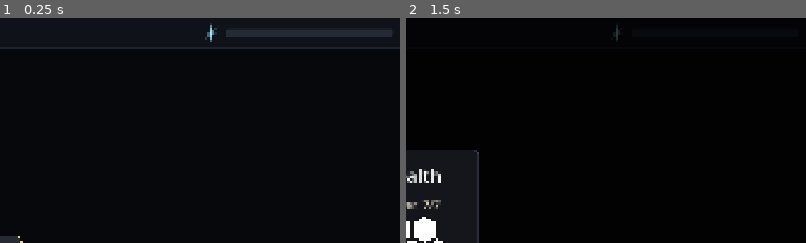
Above: before the commit, frames 1-2 (left to right).
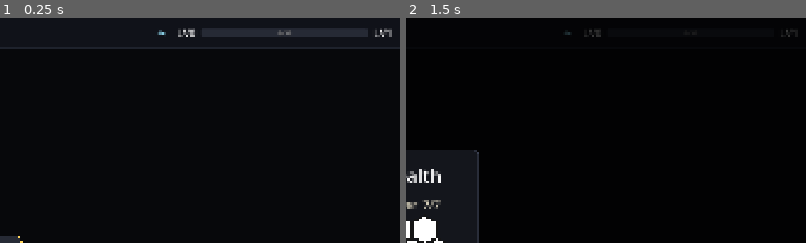
Above: after the commit, the same moments.

Repository: himaiayas/hex-sts
Game: Godot game, scene res://scenes/map.tscn
The game is run twice, just before and just after one commit, with the same random seed, the same clock (stepped at 60 frames per second) and the same inputs. This scene is started directly instead of the project's main scene.
Inputs:
- Up to frame 1 (0.25 s): no input
- Up to frame 2 (1.5 s): click "7/7" at 0.5 s; click "0" at 1.25 s
The pictures show only the part of the screen within x 49-99%, y 0-50%; the shares and areas given below are measured in that part.

The runs differ from the first frame. In frame 1, 0.6% of the frame differs, in the area x 39-98%, y 2-11%; in frame 2, 0.1%.

Commit message:
fix: topbar exp fix

Diff:
--- a/scenes/ui/top_bar.tscn
+++ b/scenes/ui/top_bar.tscn
@@ -1,17 +1,31 @@
-[gd_scene format=3]
-
-[ext_resource type="Script" path="res://scripts/ui/top_bar.gd" id="1_bar"]
-[ext_resource type="Texture2D" path="res://assets/icons/heart.png" id="4_heart"]
-[ext_resource type="Texture2D" path="res://assets/icons/coin.png" id="5_coin"]
-[ext_resource type="Texture2D" path="res://assets/icons/cards.png" id="6_cards"]
-[ext_resource type="Texture2D" path="res://assets/icons/artifact.png" id="7_artifact"]
-[ext_resource type="Texture2D" path="res://assets/icons/exp.png" id="8_exp"]
-[ext_resource type="Script" path="res://scripts/combat/ui/health_grid_view.gd" id="3_grid"]
+[gd_scene format=3 uid="uid://b76onrkqqin8t"]
+
+[ext_resource type="Script" uid="uid://cbtc0fyaf158e" path="res://scripts/ui/top_bar.gd" id="1_bar"]
+[ext_resource type="Script" uid="uid://c4g55kseks0cn" path="res://scripts/combat/ui/health_grid_view.gd" id="3_grid"]
+[ext_resource type="Texture2D" uid="uid://ccyyfe87i76uc" path="res://assets/icons/heart.png" id="4_heart"]
+[ext_resource type="Texture2D" uid="uid://baaayr8dulm3k" path="res://assets/icons/coin.png" id="5_coin"]
+[ext_resource type="Texture2D" uid="uid://cqqdbxaq4ewkf" path="res://assets/icons/cards.png" id="6_cards"]
+[ext_resource type="Texture2D" uid="uid://du6bta5xtfs7g" path="res://assets/icons/artifact.png" id="7_artifact"]
+[ext_resource type="Texture2D" uid="uid://dbqofbxdu7v38" path="res://assets/icons/exp.png" id="8_exp"]
 
 [sub_resource type="StyleBoxFlat" id="StyleBoxFlat_bar"]
 bg_color = Color(0.0627451, 0.0705882, 0.0980392, 1)
 border_width_bottom = 2
 border_color = Color(0.117647, 0.133333, 0.172549, 1)
+
+[sub_resource type="StyleBoxFlat" id="StyleBoxFlat_exp_bg"]
+bg_color = Color(0.14902, 0.164706, 0.207843, 1)
+corner_radius_top_left = 6
+corner_radius_top_right = 6
+corner_radius_bottom_right = 6
+corner_radius_bottom_left = 6
+
+[sub_resource type="StyleBoxFlat" id="StyleBoxFlat_exp_fill"]
+bg_color = Color(1, 0.831373, 0.352941, 1)
+corner_radius_top_left = 6
+corner_radius_top_right = 6
+corner_radius_bottom_right = 6
+corner_radius_bottom_left = 6
 
 [sub_resource type="StyleBoxFlat" id="StyleBoxFlat_modal"]
 content_margin_left = 40.0
@@ -29,21 +43,7 @@
 corner_radius_bottom_right = 12
 corner_radius_bottom_left = 12
 
-[sub_resource type="StyleBoxFlat" id="StyleBoxFlat_exp_bg"]
-bg_color = Color(0.14902, 0.164706, 0.207843, 1)
-corner_radius_top_left = 6
-corner_radius_top_right = 6
-corner_radius_bottom_right = 6
-corner_radius_bottom_left = 6
-
-[sub_resource type="StyleBoxFlat" id="StyleBoxFlat_exp_fill"]
-bg_color = Color(1, 0.831373, 0.352941, 1)
-corner_radius_top_left = 6
-corner_radius_top_right = 6
-corner_radius_bottom_right = 6
-corner_radius_bottom_left = 6
-
-[node name="TopBar" type="Control"]
+[node name="TopBar" type="Control" unique_id=1360100291]
 layout_mode = 3
 anchors_preset = 15
 anchor_right = 1.0
@@ -53,7 +53,7 @@
 mouse_filter = 2
 script = ExtResource("1_bar")
 
-[node name="Bar" type="Panel" parent="."]
+[node name="Bar" type="Panel" parent="." unique_id=1862297138]
 layout_mode = 1
 anchors_preset = 10
 anchor_right = 1.0
@@ -61,7 +61,7 @@
 grow_horizontal = 2
 theme_override_styles/panel = SubResource("StyleBoxFlat_bar")
 
-[node name="Margin" type="MarginContainer" parent="Bar"]
+[node name="Margin" type="MarginContainer" parent="Bar" unique_id=677283908]
 layout_mode = 1
 anchors_preset = 15
 anchor_right = 1.0
@@ -74,69 +74,69 @@
 theme_override_constants/margin_right = 32
 theme_override_constants/margin_bottom = 8
 
-[node name="Row" type="HBoxContainer" parent="Bar/Margin"]
+[node name="Row" type="HBoxContainer" parent="Bar/Margin" unique_id=1853163885]
 layout_mode = 2
 mouse_filter = 2
 theme_override_constants/separation = 12
 
-[node name="HealthButton" type="Button" parent="Bar/Margin/Row"]
+[node name="HealthButton" type="Button" parent="Bar/Margin/Row" unique_id=1795766378]
 unique_name_in_owner = true
 custom_minimum_size = Vector2(140, 56)
 layout_mode = 2
+focus_mode = 0
 mouse_default_cursor_shape = 2
+theme_override_constants/h_separation = 10
+theme_override_font_sizes/font_size = 28
+text = "0"
+icon = ExtResource("4_heart")
+expand_icon = true
+
+[node name="GoldDisplay" type="Button" parent="Bar/Margin/Row" unique_id=1077578099]
+unique_name_in_owner = true
+custom_minimum_size = Vector2(140, 56)
+layout_mode = 2
 focus_mode = 0
-icon = ExtResource("4_heart")
 theme_override_constants/h_separation = 10
 theme_override_font_sizes/font_size = 28
 text = "0"
+icon = ExtResource("5_coin")
 expand_icon = true
 
-[node name="GoldDisplay" type="Button" parent="Bar/Margin/Row"]
+[node name="DeckButton" type="Button" parent="Bar/Margin/Row" unique_id=1125486492]
 unique_name_in_owner = true
 custom_minimum_size = Vector2(140, 56)
 layout_mode = 2
 focus_mode = 0
-icon = ExtResource("5_coin")
+mouse_default_cursor_shape = 2
 theme_override_constants/h_separation = 10
 theme_override_font_sizes/font_size = 28
 text = "0"
+icon = ExtResource("6_cards")
 expand_icon = true
 
-[node name="DeckButton" type="Button" parent="Bar/Margin/Row"]
+[node name="ArtifactButton" type="Button" parent="Bar/Margin/Row" unique_id=1550069217]
 unique_name_in_owner = true
 custom_minimum_size = Vector2(140, 56)
 layout_mode = 2
+focus_mode = 0
 mouse_default_cursor_shape = 2
-focus_mode = 0
-icon = ExtResource("6_cards")
 theme_override_constants/h_separation = 10
 theme_override_font_sizes/font_size = 28
 text = "0"
+icon = ExtResource("7_artifact")
 expand_icon = true
 
-[node name="ArtifactButton" type="Button" parent="Bar/Margin/Row"]
-unique_name_in_owner = true
-custom_minimum_size = Vector2(140, 56)
-layout_mode = 2
-mouse_default_cursor_shape = 2
-focus_mode = 0
-icon = ExtResource("7_artifact")
-theme_override_constants/h_separation = 10
-theme_override_font_sizes/font_size = 28
-text = "0"
-expand_icon = true
-
-[node name="Spacer" type="Control" parent="Bar/Margin/Row"]
+[node name="Spacer" type="Control" parent="Bar/Margin/Row" unique_id=1596561257]
 layout_mode = 2
 size_flags_horizontal = 3
 mouse_filter = 2
 
-[node name="Exp" type="HBoxContainer" parent="Bar/Margin/Row"]
+[node name="Exp" type="HBoxContainer" parent="Bar/Margin/Row" unique_id=2133226322]
 unique_name_in_owner = true
 layout_mode = 2
 theme_override_constants/separation = 12
 
-[node name="ExpIcon" type="TextureRect" parent="Bar/Margin/Row/Exp"]
+[node name="ExpIcon" type="TextureRect" parent="Bar/Margin/Row/Exp" unique_id=19697404]
 custom_minimum_size = Vector2(48, 48)
 layout_mode = 2
 size_flags_vertical = 4
@@ -145,9 +145,14 @@
 expand_mode = 1
 stretch_mode = 5
 
-[node name="ExpBar" type="ProgressBar" parent="Bar/Margin/Row/Exp"]
-unique_name_in_owner = true
-custom_minimum_size = Vector2(400, 20)
+[node name="CurrentLevelLabel" type="Label" parent="Bar/Margin/Row/Exp" unique_id=1464511294]
+unique_name_in_owner = true
+layout_mode = 2
+text = "LV0"
+
+[node name="ExpBar" type="ProgressBar" parent="Bar/Margin/Row/Exp" unique_id=694548128]
+unique_name_in_owner = true
+custom_minimum_size = Vector2(400, 22)
 layout_mode = 2
 size_flags_vertical = 4
 mouse_filter = 2
@@ -157,7 +162,27 @@
 step = 1.0
 show_percentage = false
 
-[node name="HealthModal" type="ColorRect" parent="."]
+[node name="ExpText" type="Label" parent="Bar/Margin/Row/Exp/ExpBar" unique_id=1146090909]
+unique_name_in_owner = true
+layout_mode = 1
+anchors_preset = 15
+anchor_right = 1.0
+anchor_bottom = 1.0
+grow_horizontal = 2
+grow_vertical = 2
+theme_override_colors/font_outline_color = Color(0, 0, 0, 1)
+theme_override_constants/outline_size = 4
+theme_override_font_sizes/font_size = 15
+text = "0/10"
+horizontal_alignment = 1
+vertical_alignment = 1
+
+[node name="NextLevelLabel" type="Label" parent="Bar/Margin/Row/Exp" unique_id=2117156171]
+unique_name_in_owner = true
+layout_mode = 2
+text = "LV1"
+
+[node name="HealthModal" type="ColorRect" parent="." unique_id=1799122373]
 unique_name_in_owner = true
 visible = false
 layout_mode = 1
@@ -168,45 +193,45 @@
 grow_vertical = 2
 color = Color(0, 0, 0, 0.75)
 
-[node name="Center" type="CenterContainer" parent="HealthModal"]
-layout_mode = 1
-anchors_preset = 15
-anchor_right = 1.0
-anchor_bottom = 1.0
-grow_horizontal = 2
-grow_vertical = 2
-mouse_filter = 2
-
-[node name="Panel" type="PanelContainer" parent="HealthModal/Center"]
+[node name="Center" type="CenterContainer" parent="HealthModal" unique_id=665694613]
+layout_mode = 1
+anchors_preset = 15
+anchor_right = 1.0
+anchor_bottom = 1.0
+grow_horizontal = 2
+grow_vertical = 2
+mouse_filter = 2
+
+[node name="Panel" type="PanelContainer" parent="HealthModal/Center" unique_id=923496371]
 layout_mode = 2
 theme_override_styles/panel = SubResource("StyleBoxFlat_modal")
 
-[node name="Box" type="VBoxContainer" parent="HealthModal/Center/Panel"]
+[node name="Box" type="VBoxContainer" parent="HealthModal/Center/Panel" unique_id=1880631135]
 layout_mode = 2
 theme_override_constants/separation = 24
 
-[node name="HealthTitle" type="Label" parent="HealthModal/Center/Panel/Box"]
+[node name="HealthTitle" type="Label" parent="HealthModal/Center/Panel/Box" unique_id=83920860]
 unique_name_in_owner = true
 layout_mode = 2
 theme_override_font_sizes/font_size = 44
 text = "Health"
 horizontal_alignment = 1
 
-[node name="HealthGrid" type="Control" parent="HealthModal/Center/Panel/Box"]
+[node name="HealthGrid" type="Control" parent="HealthModal/Center/Panel/Box" unique_id=1704372484]
 unique_name_in_owner = true
 layout_mode = 2
 size_flags_horizontal = 4
 mouse_filter = 2
 script = ExtResource("3_grid")
 
-[node name="CloseButton" type="Button" parent="HealthModal/Center/Panel/Box"]
+[node name="CloseButton" type="Button" parent="HealthModal/Center/Panel/Box" unique_id=813488524]
 custom_minimum_size = Vector2(240, 56)
 layout_mode = 2
 size_flags_horizontal = 4
 theme_override_font_sizes/font_size = 28
 text = "Close"
 
-[node name="DeckModal" type="ColorRect" parent="."]
+[node name="DeckModal" type="ColorRect" parent="." unique_id=1685749354]
 unique_name_in_owner = true
 visible = false
 layout_mode = 1
@@ -217,50 +242,50 @@
 grow_vertical = 2
 color = Color(0, 0, 0, 0.75)
 
-[node name="Center" type="CenterContainer" parent="DeckModal"]
-layout_mode = 1
-anchors_preset = 15
-anchor_right = 1.0
-anchor_bottom = 1.0
-grow_horizontal = 2
-grow_vertical = 2
-mouse_filter = 2
-
-[node name="Panel" type="PanelContainer" parent="DeckModal/Center"]
+[node name="Center" type="CenterContainer" parent="DeckModal" unique_id=309790951]
+layout_mode = 1
+anchors_preset = 15
+anchor_right = 1.0
+anchor_bottom = 1.0
+grow_horizontal = 2
+grow_vertical = 2
+mouse_filter = 2
+
+[node name="Panel" type="PanelContainer" parent="DeckModal/Center" unique_id=647151550]
 layout_mode = 2
 theme_override_styles/panel = SubResource("StyleBoxFlat_modal")
 
-[node name="Box" type="VBoxContainer" parent="DeckModal/Center/Panel"]
+[node name="Box" type="VBoxContainer" parent="DeckModal/Center/Panel" unique_id=1238166495]
 layout_mode = 2
 theme_override_constants/separation = 24
 
-[node name="DeckTitle" type="Label" parent="DeckModal/Center/Panel/Box"]
+[node name="DeckTitle" type="Label" parent="DeckModal/Center/Panel/Box" unique_id=115372882]
 unique_name_in_owner = true
 layout_mode = 2
 theme_override_font_sizes/font_size = 44
 text = "Deck (0)"
 horizontal_alignment = 1
 
-[node name="Scroll" type="ScrollContainer" parent="DeckModal/Center/Panel/Box"]
+[node name="Scroll" type="ScrollContainer" parent="DeckModal/Center/Panel/Box" unique_id=839258237]
 custom_minimum_size = Vector2(1250, 680)
 layout_mode = 2
 horizontal_scroll_mode = 0
 
-[node name="DeckGrid" type="GridContainer" parent="DeckModal/Center/Panel/Box/Scroll"]
+[node name="DeckGrid" type="GridContainer" parent="DeckModal/Center/Panel/Box/Scroll" unique_id=281134739]
 unique_name_in_owner = true
 layout_mode = 2
 theme_override_constants/h_separation = 13
 theme_override_constants/v_separation = 13
 columns = 5
 
-[node name="CloseButton" type="Button" parent="DeckModal/Center/Panel/Box"]
+[node name="CloseButton" type="Button" parent="DeckModal/Center/Panel/Box" unique_id=1379540161]
 custom_minimum_size = Vector2(240, 56)
 layout_mode = 2
 size_flags_horizontal = 4
 theme_override_font_sizes/font_size = 28
 text = "Close"
 
-[node name="ArtifactModal" type="ColorRect" parent="."]
+[node name="ArtifactModal" type="ColorRect" parent="." unique_id=155972645]
 unique_name_in_owner = true
 visible = false
 layout_mode = 1
@@ -271,47 +296,47 @@
 grow_vertical = 2
 color = Color(0, 0, 0, 0.75)
 
-[node name="Center" type="CenterContainer" parent="ArtifactModal"]
-layout_mode = 1
-anchors_preset = 15
-anchor_right = 1.0
-anchor_bottom = 1.0
-grow_horizontal = 2
-grow_vertical = 2
-mouse_filter = 2
-
-[node name="Panel" type="PanelContainer" parent="ArtifactModal/Center"]
+[node name="Center" type="CenterContainer" parent="ArtifactModal" unique_id=234734388]
+layout_mode = 1
+anchors_preset = 15
+anchor_right = 1.0
+anchor_bottom = 1.0
+grow_horizontal = 2
+grow_vertical = 2
+mouse_filter = 2
+
+[node name="Panel" type="PanelContainer" parent="ArtifactModal/Center" unique_id=1556376730]
 layout_mode = 2
 theme_override_styles/panel = SubResource("StyleBoxFlat_modal")
 
-[node name="Box" type="VBoxContainer" parent="ArtifactModal/Center/Panel"]
+[node name="Box" type="VBoxContainer" parent="ArtifactModal/Center/Panel" unique_id=1846769625]
 layout_mode = 2
 theme_override_constants/separation = 24
 
-[node name="ArtifactTitle" type="Label" parent="ArtifactModal/Center/Panel/Box"]
+[node name="ArtifactTitle" type="Label" parent="ArtifactModal/Center/Panel/Box" unique_id=1088978272]
 unique_name_in_owner = true
 layout_mode = 2
 theme_override_font_sizes/font_size = 44
 text = "Artifacts"
 horizontal_alignment = 1
 
-[node name="ArtifactList" type="VBoxContainer" parent="ArtifactModal/Center/Panel/Box"]
+[node name="ArtifactList" type="VBoxContainer" parent="ArtifactModal/Center/Panel/Box" unique_id=1117686320]
 unique_name_in_owner = true
 custom_minimum_size = Vector2(640, 0)
 layout_mode = 2
 theme_override_constants/separation = 20
 
-[node name="CloseButton" type="Button" parent="ArtifactModal/Center/Panel/Box"]
+[node name="CloseButton" type="Button" parent="ArtifactModal/Center/Panel/Box" unique_id=1324661767]
 custom_minimum_size = Vector2(240, 56)
 layout_mode = 2
 size_flags_horizontal = 4
 theme_override_font_sizes/font_size = 28
 text = "Close"
 
-[node name="LevelUpLayer" type="CanvasLayer" parent="."]
+[node name="LevelUpLayer" type="CanvasLayer" parent="." unique_id=2081490144]
 layer = 10
 
-[node name="LevelUpModal" type="ColorRect" parent="LevelUpLayer"]
+[node name="LevelUpModal" type="ColorRect" parent="LevelUpLayer" unique_id=1840358577]
 unique_name_in_owner = true
 visible = false
 anchors_preset = 15
@@ -321,47 +346,47 @@
 grow_vertical = 2
 color = Color(0, 0, 0, 0.75)
 
-[node name="Center" type="CenterContainer" parent="LevelUpLayer/LevelUpModal"]
-layout_mode = 1
-anchors_preset = 15
-anchor_right = 1.0
-anchor_bottom = 1.0
-grow_horizontal = 2
-grow_vertical = 2
-mouse_filter = 2
-
-[node name="Panel" type="PanelContainer" parent="LevelUpLayer/LevelUpModal/Center"]
+[node name="Center" type="CenterContainer" parent="LevelUpLayer/LevelUpModal" unique_id=2056955630]
+layout_mode = 1
+anchors_preset = 15
+anchor_right = 1.0
+anchor_bottom = 1.0
+grow_horizontal = 2
+grow_vertical = 2
+mouse_filter = 2
+
+[node name="Panel" type="PanelContainer" parent="LevelUpLayer/LevelUpModal/Center" unique_id=714695482]
 layout_mode = 2
 theme_override_styles/panel = SubResource("StyleBoxFlat_modal")
 
-[node name="Box" type="VBoxContainer" parent="LevelUpLayer/LevelUpModal/Center/Panel"]
+[node name="Box" type="VBoxContainer" parent="LevelUpLayer/LevelUpModal/Center/Panel" unique_id=1069350606]
 layout_mode = 2
 theme_override_constants/separation = 24
 
-[node name="LevelUpTitle" type="Label" parent="LevelUpLayer/LevelUpModal/Center/Panel/Box"]
+[node name="LevelUpTitle" type="Label" parent="LevelUpLayer/LevelUpModal/Center/Panel/Box" unique_id=1360038765]
 unique_name_in_owner = true
 layout_mode = 2
 theme_override_font_sizes/font_size = 44
 text = "Level Up!"
 horizontal_alignment = 1
 
-[node name="Content" type="HBoxContainer" parent="LevelUpLayer/LevelUpModal/Center/Panel/Box"]
+[node name="Content" type="HBoxContainer" parent="LevelUpLayer/LevelUpModal/Center/Panel/Box" unique_id=499830106]
 layout_mode = 2
 theme_override_constants/separation = 40
 
-[node name="HealthSide" type="VBoxContainer" parent="LevelUpLayer/LevelUpModal/Center/Panel/Box/Content"]
+[node name="HealthSide" type="VBoxContainer" parent="LevelUpLayer/LevelUpModal/Center/Panel/Box/Content" unique_id=318672378]
 custom_minimum_size = Vector2(480, 0)
 layout_mode = 2
 size_flags_horizontal = 3
 theme_override_constants/separation = 16
 
-[node name="HealthHeader" type="Label" parent="LevelUpLayer/LevelUpModal/Center/Panel/Box/Content/HealthSide"]
+[node name="HealthHeader" type="Label" parent="LevelUpLayer/LevelUpModal/Center/Panel/Box/Content/HealthSide" unique_id=1492600478]
 layout_mode = 2
 theme_override_font_sizes/font_size = 32
 text = "Add Health"
 horizontal_alignment = 1
 
-[node name="LevelUpHint" type="Label" parent="LevelUpLayer/LevelUpModal/Center/Panel/Box/Content/HealthSide"]
+[node name="LevelUpHint" type="Label" parent="LevelUpLayer/LevelUpModal/Center/Panel/Box/Content/HealthSide" unique_id=167915070]
 unique_name_in_owner = true
 modulate = Color(0.552941, 0.576471, 0.647059, 1)
 layout_mode = 2
@@ -369,41 +394,41 @@
 text = "Place 3 new health tiles"
 horizontal_alignment = 1
 
-[node name="LevelUpGrid" type="Control" parent="LevelUpLayer/LevelUpModal/Center/Panel/Box/Content/HealthSide"]
+[node name="LevelUpGrid" type="Control" parent="LevelUpLayer/LevelUpModal/Center/Panel/Box/Content/HealthSide" unique_id=850343651]
 unique_name_in_owner = true
 layout_mode = 2
 size_flags_horizontal = 4
 size_flags_vertical = 6
 script = ExtResource("3_grid")
 
-[node name="ResetButton" type="Button" parent="LevelUpLayer/LevelUpModal/Center/Panel/Box/Content/HealthSide"]
+[node name="ResetButton" type="Button" parent="LevelUpLayer/LevelUpModal/Center/Panel/Box/Content/HealthSide" unique_id=965880573]
 custom_minimum_size = Vector2(200, 56)
 layout_mode = 2
 size_flags_horizontal = 4
 theme_override_font_sizes/font_size = 28
 text = "Reset"
 
-[node name="Divider" type="VSeparator" parent="LevelUpLayer/LevelUpModal/Center/Panel/Box/Content"]
-layout_mode = 2
-
-[node name="ArtifactSide" type="VBoxContainer" parent="LevelUpLayer/LevelUpModal/Center/Panel/Box/Content"]
+[node name="Divider" type="VSeparator" parent="LevelUpLayer/LevelUpModal/Center/Panel/Box/Content" unique_id=629196634]
+layout_mode = 2
+
+[node name="ArtifactSide" type="VBoxContainer" parent="LevelUpLayer/LevelUpModal/Center/Panel/Box/Content" unique_id=1504915928]
 custom_minimum_size = Vector2(400, 0)
 layout_mode = 2
 size_flags_horizontal = 3
 theme_override_constants/separation = 16
 
-[node name="ArtifactHeader" type="Label" parent="LevelUpLayer/LevelUpModal/Center/Panel/Box/Content/ArtifactSide"]
+[node name="ArtifactHeader" type="Label" parent="LevelUpLayer/LevelUpModal/Center/Panel/Box/Content/ArtifactSide" unique_id=729027751]
 layout_mode = 2
 theme_override_font_sizes/font_size = 32
 text = "New Artifact"
 horizontal_alignment = 1
 
-[node name="ArtifactCard" type="VBoxContainer" parent="LevelUpLayer/LevelUpModal/Center/Panel/Box/Content/ArtifactSide"]
+[node name="ArtifactCard" type="VBoxContainer" parent="LevelUpLayer/LevelUpModal/Center/Panel/Box/Content/ArtifactSide" unique_id=2086444502]
 layout_mode = 2
 size_flags_vertical = 6
 theme_override_constants/separation = 16
 
-[node name="LevelUpArtifactImage" type="TextureRect" parent="LevelUpLayer/LevelUpModal/Center/Panel/Box/Content/ArtifactSide/ArtifactCard"]
+[node name="LevelUpArtifactImage" type="TextureRect" parent="LevelUpLayer/LevelUpModal/Center/Panel/Box/Content/ArtifactSide/ArtifactCard" unique_id=1030455044]
 unique_name_in_owner = true
 custom_minimum_size = Vector2(160, 160)
 layout_mode = 2
@@ -411,7 +436,7 @@
 expand_mode = 1
 stretch_mode = 5
 
-[node name="LevelUpArtifact" type="RichTextLabel" parent="LevelUpLayer/LevelUpModal/Center/Panel/Box/Content/ArtifactSide/ArtifactCard"]
+[node name="LevelUpArtifact" type="RichTextLabel" parent="LevelUpLayer/LevelUpModal/Center/Panel/Box/Content/ArtifactSide/ArtifactCard" unique_id=743107933]
 unique_name_in_owner = true
 layout_mode = 2
 theme_override_font_sizes/normal_font_size = 26
@@ -420,7 +445,7 @@
 text = "Artifact"
 fit_content = true
 
-[node name="ConfirmButton" type="Button" parent="LevelUpLayer/LevelUpModal/Center/Panel/Box"]
+[node name="ConfirmButton" type="Button" parent="LevelUpLayer/LevelUpModal/Center/Panel/Box" unique_id=816691261]
 unique_name_in_owner = true
 custom_minimum_size = Vector2(240, 56)
 layout_mode = 2
--- a/scripts/ui/top_bar.gd
+++ b/scripts/ui/top_bar.gd
@@ -13,6 +13,9 @@
 @onready var _artifact_button: Button = %ArtifactButton
 @onready var _exp: Control = %Exp
 @onready var _exp_bar: ProgressBar = %ExpBar
+@onready var _exp_text: Label = %ExpText
+@onready var _cur_level: Label = %CurrentLevelLabel
+@onready var _next_level: Label = %NextLevelLabel
 
 @onready var _health_modal: Control = %HealthModal
 @onready var _health_grid: HealthGridView = %HealthGrid
@@ -55,10 +58,16 @@
 	if RunState.is_max_level():
 		_exp_bar.max_value = 1
 		_exp_bar.value = 1
+		_cur_level.text = "LV%d" % RunState.level
+		_next_level.text = "LV%d" % RunState.level
+		_exp_text.text = "MAX"
 		_exp.tooltip_text = "Level %d  (MAX)" % RunState.level
 	else:
 		_exp_bar.max_value = RunState.xp_to_next()
 		_exp_bar.value = RunState.xp
+		_cur_level.text = "LV%d" % RunState.level
+		_next_level.text = "LV%d" % [RunState.level+1]
+		_exp_text.text = "%d/%d" % [RunState.xp, RunState.xp_to_next()]
 		_exp.tooltip_text = "Level %d  %d / %d EXP" % [RunState.level, RunState.xp, RunState.xp_to_next()]
 	if RunState.pending_level_ups > 0 and not _level_up_modal.visible:
 		_open_level_up()
